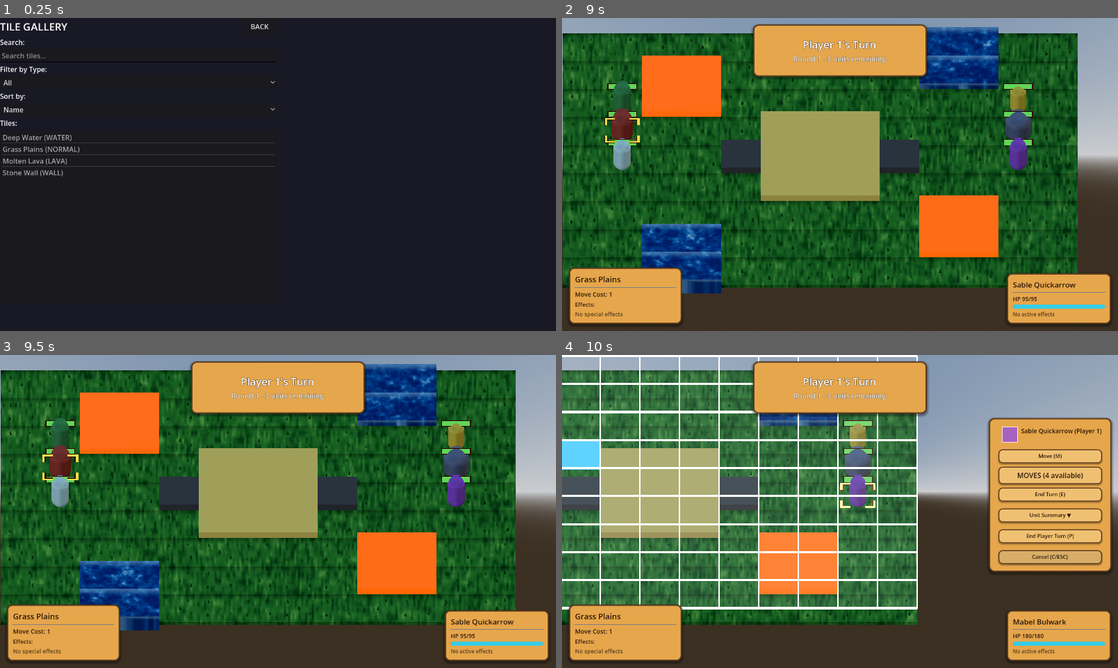
Above: before the commit, frames 1-4 (two rows, left to right).
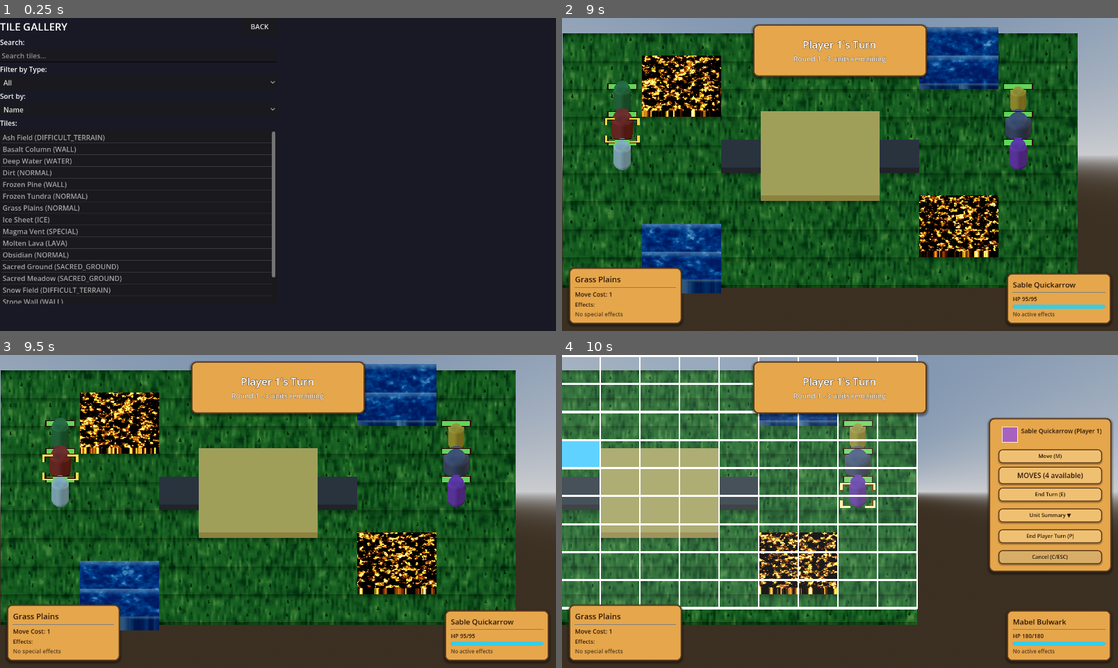
Above: after the commit, the same moments.

Repository: K-ennethA/Conquest
Game: Godot game, scene res://menus/TileGallery.tscn
Two runs of this game, one before a commit and one after it. Both use one fixed random seed, a clock stepped at 60 frames per second and the inputs below. This scene is started directly instead of the project's main scene.
Inputs (mouse positions are in pixels of both pictures, inside the frame that each line leads up to):
- Up to frame 1 (0.25 s): no input
- Up to frame 2 (9 s): click (701, 55) at 0.52 s; type "12" at 0.6 s; click "All" at 1.25 s; click "Name" at 2 s; click "NORMAL" at 2.75 s; click "NORMAL" at 3.5 s; click "BACK" at 4.25 s; click "Single Player" at 5 s; click "Traditional Turn System" at 5.75 s; click "Normal" at 6.5 s; click "Normal" at 7.25 s; click "REFRESH" at 8 s; click "SELECT MAP" at 8.75 s
- Up to frame 3 (9.5 s): no input
- Up to frame 4 (10 s): tap Enter (ui_accept) at 9.5, 9.77 s; move the mouse to (962, 495) at 9.52 s; hold Right (ui_right) from 9.53 s (still down); hold Shift from 9.53 s (still down); click (962, 495) at 9.67 s

The runs differ from the first frame. In frame 1, 2.8% of the frame differs, in the area x 0-50%, y 36-92%; in frame 2, 5.6%, in the area x 14-79%, y 12-77%; in frame 3, 5.6%; in frame 4, 2.5%.

Commit message:
fix(tiles): stop the Tile Gallery regenerating stale tiles into the old path
Opening the gallery silently corrupted the tile catalog. _load_all_tiles()
scanned game/tiles/resources/ NON-RECURSIVELY, so once tiles moved into biome
folders it matched zero files, concluded none existed, and called
_create_default_tiles() -- which wrote four STALE-format tiles (no id, no
model_path) back into the root. Those shadowed the real ones and tripped
TileCatalog's duplicate-id guard.

Hosting the gallery inside the Compendium turned that from occasional into
routine: every visit re-corrupted it. Caught because the duplicate-id guard
failed the suite after a Compendium boot -- the guard earning its keep twice now.

Discovery now goes through TileCatalog, the same index the map creator, map
gallery and MapLoader use, so the gallery sees exactly what the game sees. The
regeneration fallback is gone: 17 tiles ship with the project, and recreating
obsolete copies can only corrupt the catalog. An empty catalog now warns instead
of "helpfully" writing files.

Co-Authored-By: Claude Opus 4.8 <noreply@anthropic.com>

Diff:
--- a/menus/TileGallery.gd
+++ b/menus/TileGallery.gd
@@ -231,39 +231,31 @@
 		sort_option.item_selected.connect(_on_sort_changed)
 
 func _load_all_tiles() -> void:
-	"""Load all available tile resources"""
+	"""Load all available tile resources, via TileCatalog.
+
+	This used to scan res://game/tiles/resources/ NON-RECURSIVELY and, finding
+	nothing, call _create_default_tiles() to "helpfully" regenerate a starter set.
+	Once tiles moved into biome folders (forest/, volcano/, ice/, common/) that
+	flat scan matched zero files, so every visit to this gallery wrote four
+	STALE-format tiles (no id, no model_path) back into the root -- shadowing the
+	real ones and tripping TileCatalog's duplicate-id guard. Hosting the gallery
+	inside the Compendium turned that from occasional into routine.
+
+	TileCatalog walks the whole tree and is the same index the map creator, the
+	map gallery and MapLoader use, so the gallery now sees exactly what the game
+	sees. The regeneration fallback is deliberately gone: 17 tiles ship with the
+	project, and recreating obsolete copies can only corrupt the catalog.
+	"""
 	all_tiles.clear()
 
-	var resources_dir = "res://game/tiles/resources/"
-	if not DirAccess.dir_exists_absolute(resources_dir):
-		print("No tile resources directory found")
-		_create_default_tiles()
-		return
-
-	var dir = DirAccess.open(resources_dir)
-	if not dir:
-		print("Failed to open resources directory")
-		_create_default_tiles()
-		return
-
-	dir.list_dir_begin()
-	var file_name = dir.get_next()
-
-	while file_name != "":
-		if file_name.ends_with(".tres"):
-			var resource_path = resources_dir + file_name
-			if ResourceLoader.exists(resource_path):
-				var resource = load(resource_path)
-				if resource is TileResource:
-					all_tiles.append(resource)
-					print("Loaded tile: " + resource.tile_name)
-		file_name = dir.get_next()
-
-	dir.list_dir_end()
-
-	# If no tiles found, create defaults
+	TileCatalog.rescan()
+	for resource_path in TileCatalog.all_paths():
+		var resource = load(resource_path)
+		if resource is TileResource:
+			all_tiles.append(resource)
+
 	if all_tiles.is_empty():
-		_create_default_tiles()
+		push_warning("[TileGallery] No TileResource found under " + TileCatalog.ROOT)
 
 	# Apply initial filter and sort
 	_apply_filters()
